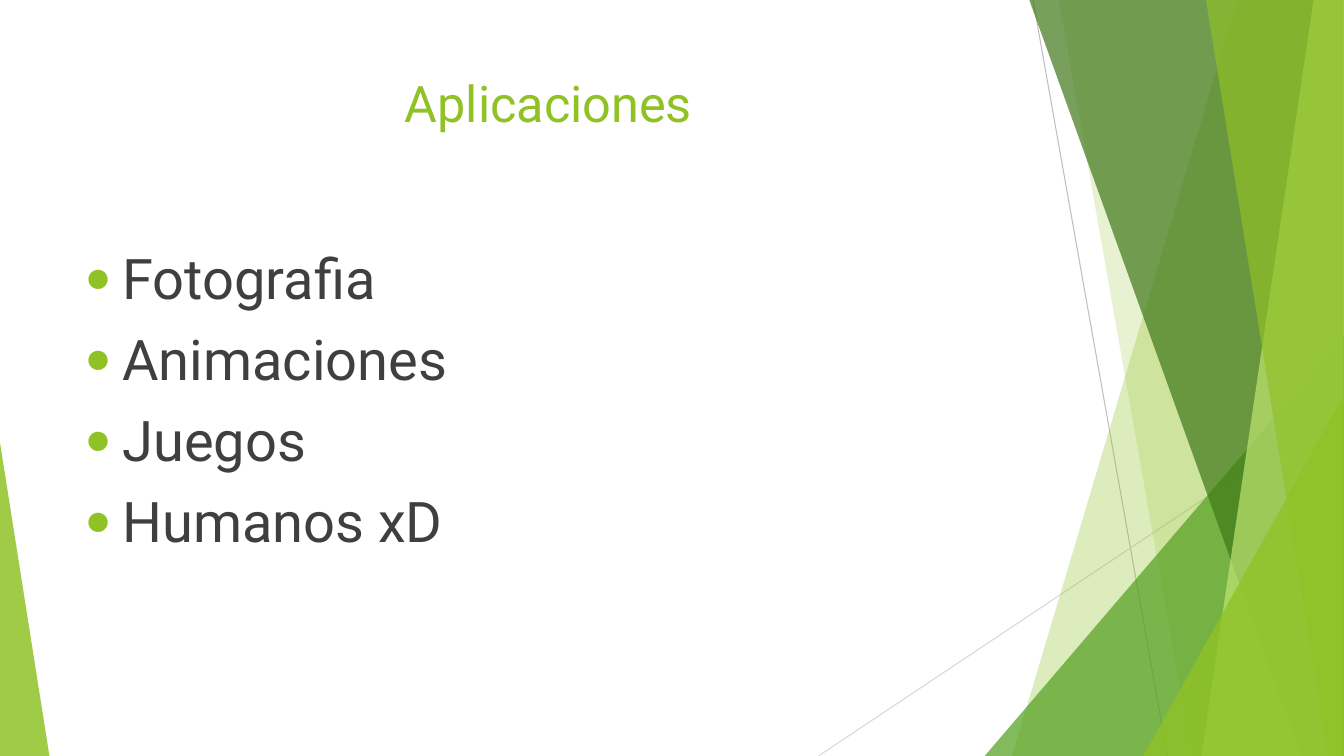
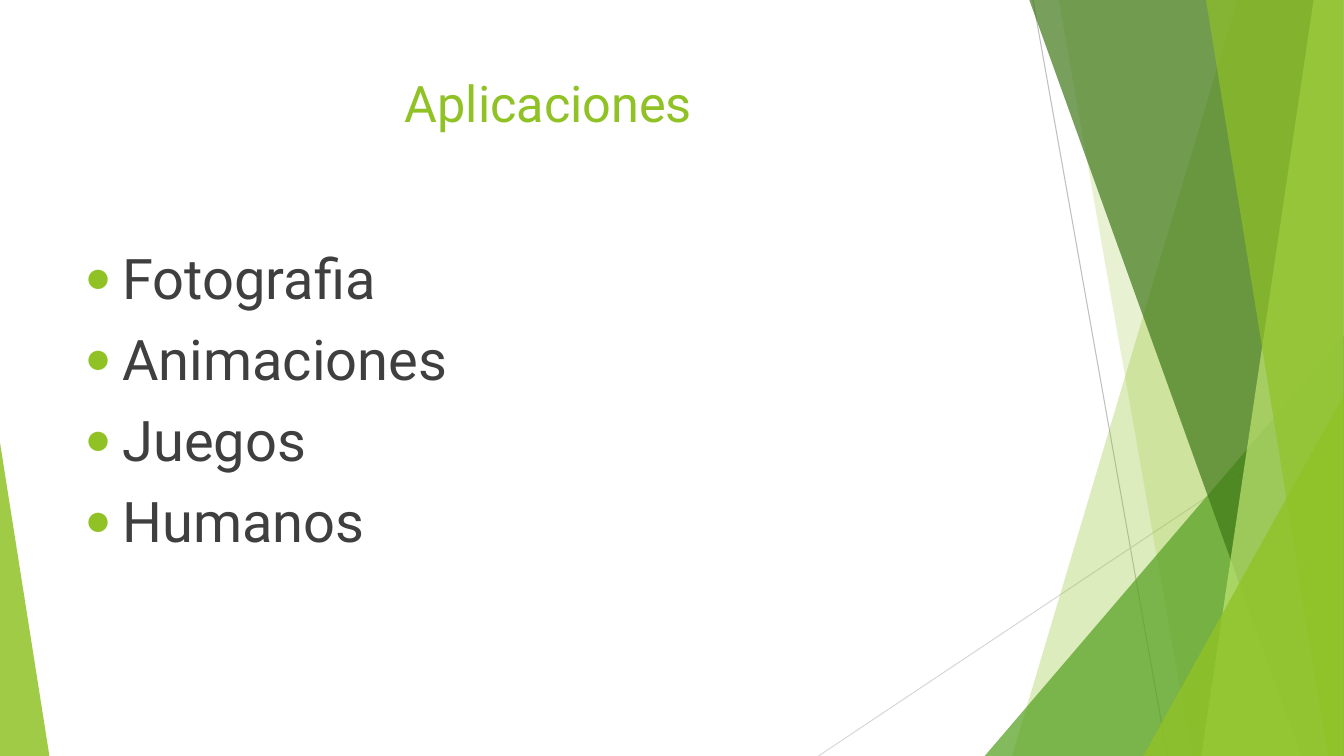
Before and after one commit to metalslayer95/HPC0120152, a slide deck: slide 2 of Final/Blur.pptx.pptx. Drawn at 1344x756 pixels with LibreOffice and Linux fonts; fonts in the diff are those of the drawing. Boxes give left, top, right and bottom in pixels: in the first picture for what was removed or moved away, otherwise in the second. Text is boxed around its words. In the diff, an @@ line names an element or a change of style, - is before the commit and + after.

```diff
--- a/Final/Blur.pptx.pptx
+++ b/Final/Blur.pptx.pptx
@@ text at (x1=123, y1=502, x2=365, y2=543): text changed @@
-● Humanos xD
+● Humanos
```
Also in this commit, not shown: 5 slides added, 10 slides removed, 1 other file.
